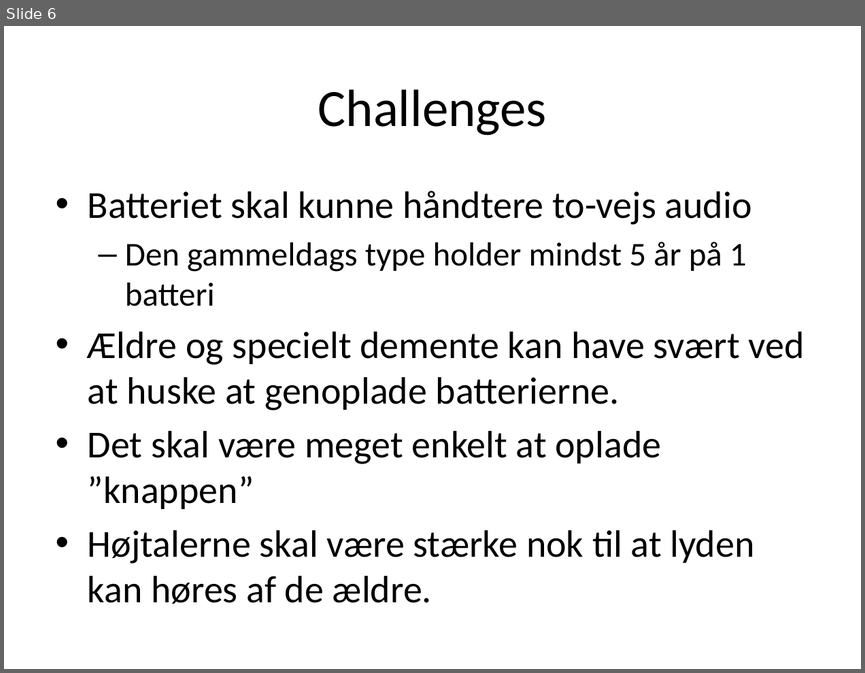
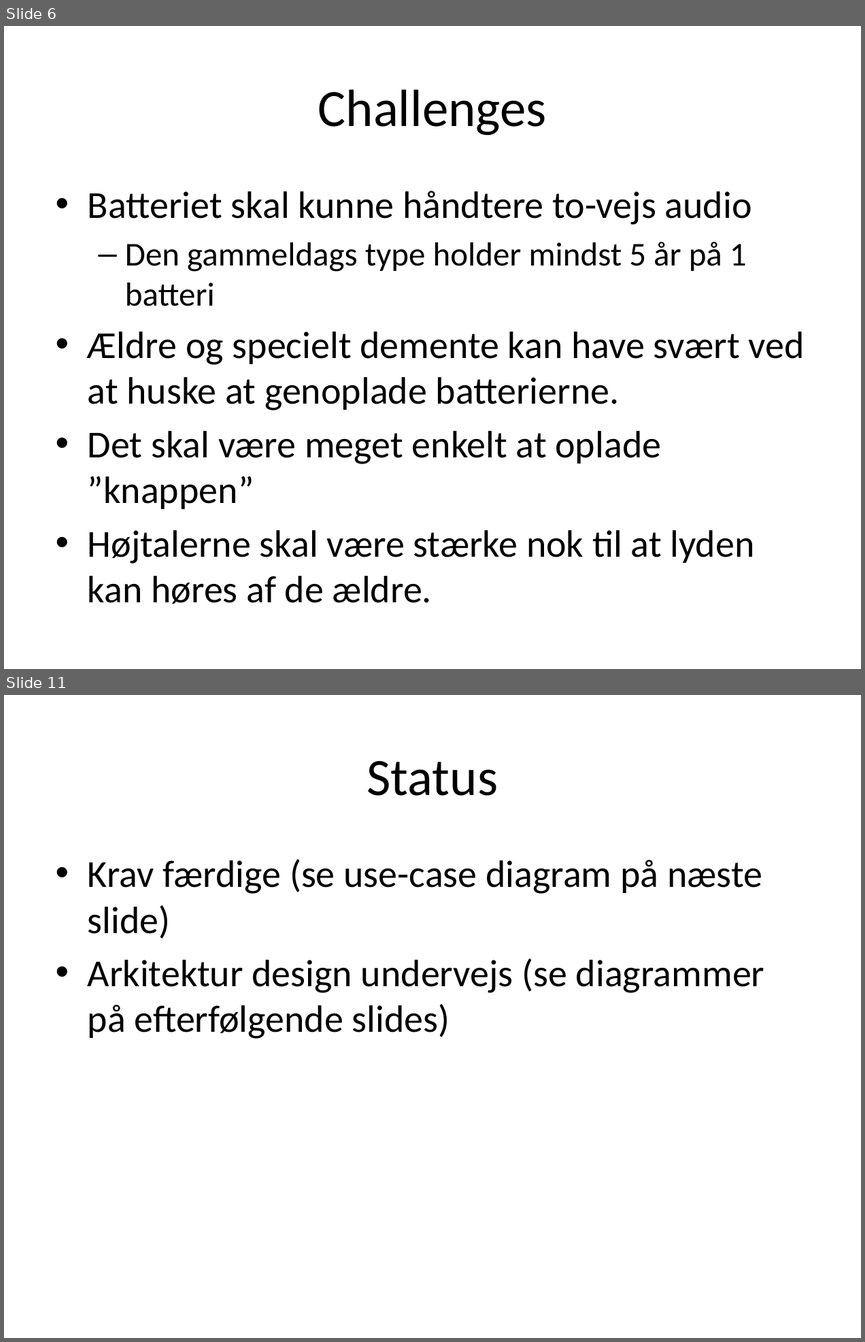
Before and after one commit to ahpoder/masterofit2009, a slide deck: syseng_hwco/proj/Artifact/Presentations/Presentation_11_02_11.pptx. Shown one above the other, each under a label of ours: slide 6 before the commit, slides 6 and 11 after it; the slides between them are not shown. The pictures are 865x673 and 865x1342 pixels, drawn with LibreOffice and Linux fonts; fonts in the diff are those of the drawing. Boxes give left, top, right and bottom in pixels: in the first picture for what was removed or moved away, otherwise in the second. Text is boxed around its words. In the diff, an @@ line names an element or a change of style, - is before the commit and + after.

```diff
--- a/syseng_hwco/proj/Artifact/Presentations/Presentation_11_02_11.pptx
+++ b/syseng_hwco/proj/Artifact/Presentations/Presentation_11_02_11.pptx
@@ slide 11 added at (4,695,861,1338), background #FFFFFF @@
@@ title added at (367,761,498,796), 44 pt, text #000000 @@
+Status
@@ text added at (88,859,764,1038), 32 pt, text #000000 @@
+• Krav færdige (se use-case diagram på næste slide)
+• Arkitektur design undervejs (se diagrammer på efterfølgende slides)
```
Also in this commit, not shown: 4 other slides added, 1 slide removed, 1 other file.
